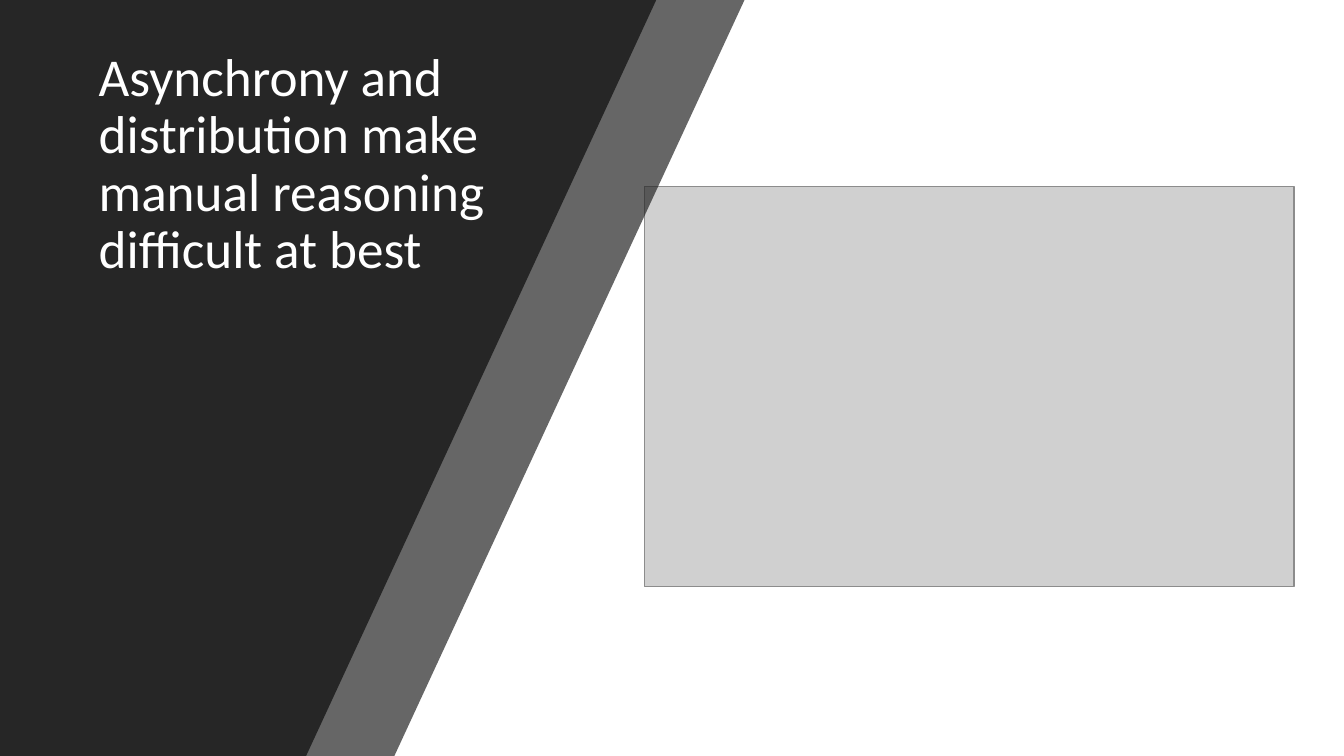
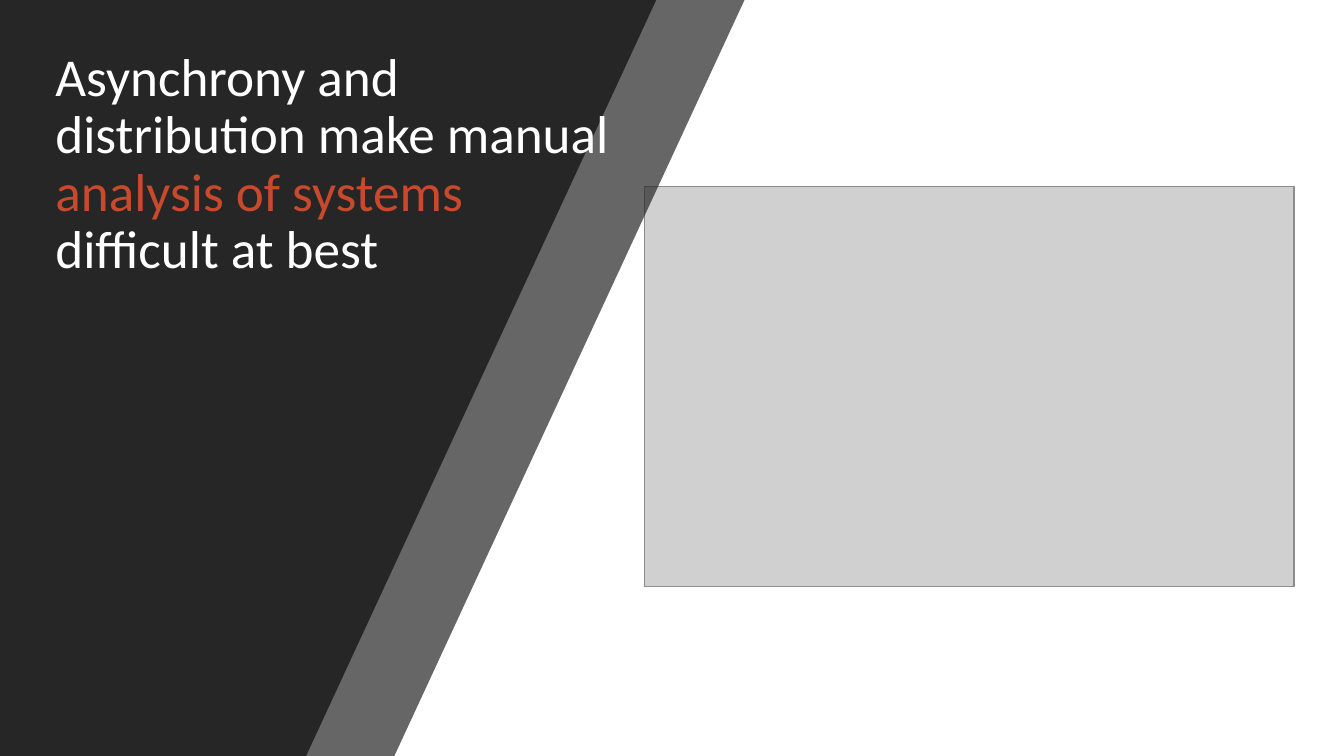
Before and after one commit to ericmercer/SPIN-bpmn-cwp-verification-paper, a slide deck: slide 4 of presentation/syscon-2022.pptx. Drawn at 1344x756 pixels with LibreOffice and Linux fonts; fonts in the diff are those of the drawing; grey boxes stand for pictures. Boxes give left, top, right and bottom in pixels: in the first picture for what was removed or moved away, otherwise in the second. Text is boxed around its words. In the diff, an @@ line names an element or a change of style, - is before the commit and + after.

```diff
--- a/presentation/syscon-2022.pptx
+++ b/presentation/syscon-2022.pptx
@@ text at bbox=[55, 59, 609, 269]: text changed @@
-Asynchrony and distribution make manual reasoning difficult at best
+Asynchrony and distribution make manual analysis of systems difficult at best
```
Also in this commit, not shown: 17 other slides changed.
